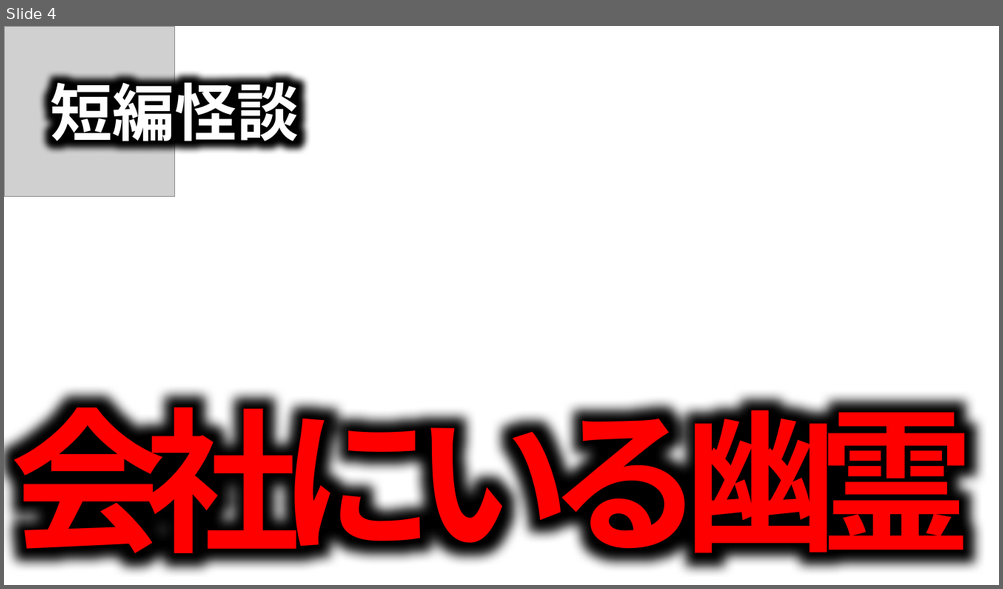
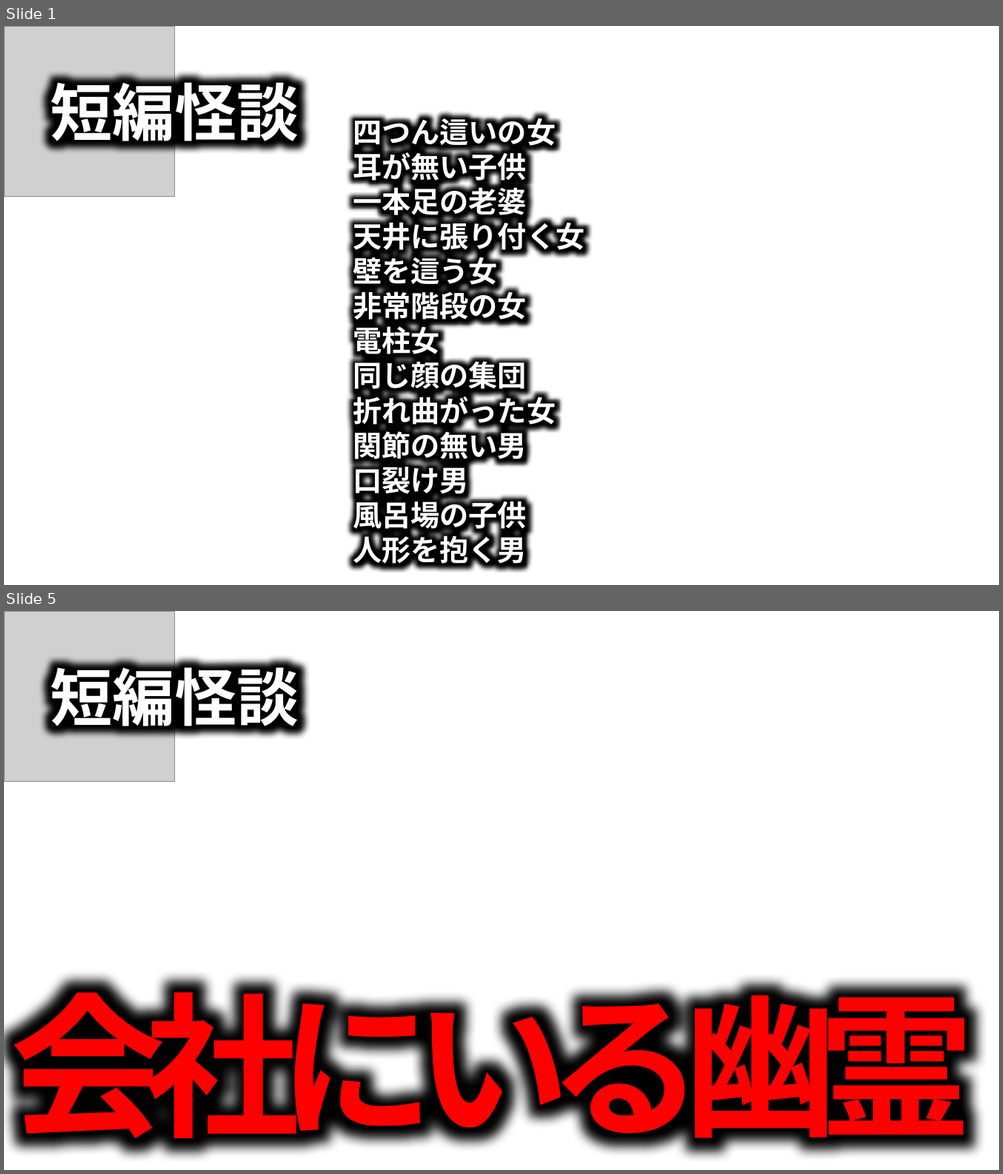
Before and after one commit to takeko333/ContentGenerator, a slide deck: bkup/Channels/ほたてまだこ/サムネイル_Horror.pptx. Shown one above the other, each under a label of ours: slide 4 before the commit, slides 1 and 5 after it; the slides between them are not shown. The pictures are 1003x589 and 1003x1174 pixels, drawn with LibreOffice and Linux fonts; fonts in the diff are those of the drawing; grey boxes stand for pictures; background and template pictures are left out. Boxes give left, top, right and bottom in pixels: in the first picture for what was removed or moved away, otherwise in the second. Text is boxed around its words. In the diff, an @@ line names an element or a change of style, - is before the commit and + after.

```diff
--- a/bkup/Channels/ほたてまだこ/サムネイル_Horror.pptx
+++ b/bkup/Channels/ほたてまだこ/サムネイル_Horror.pptx
@@ slide 1 added at (4,26,999,585), background #FFFFFF @@
@@ picture added at (4,26,175,197) @@
@@ text added at (51,73,299,151), 60 pt, text #FFFFFF, bold @@
+短編怪談
@@ text added at (353,113,584,569), 28 pt, text #FFFFFF, bold @@
+四つん這いの女
+耳が無い子供
+一本足の老婆
+天井に張り付く女
+壁を這う女
+非常階段の女
+電柱女
+同じ顔の集団
+折れ曲がった女
+関節の無い男
+口裂け男
+風呂場の子供
+人形を抱く男
@@ what was slide 4 is now slide 5 @@
```
Also in this commit, not shown: 1 slide changed.
